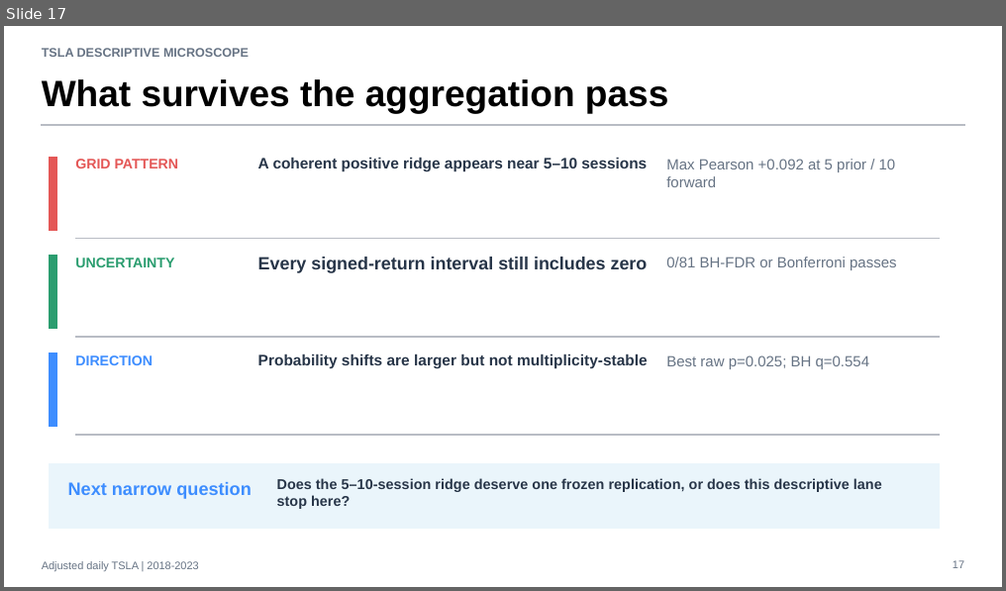
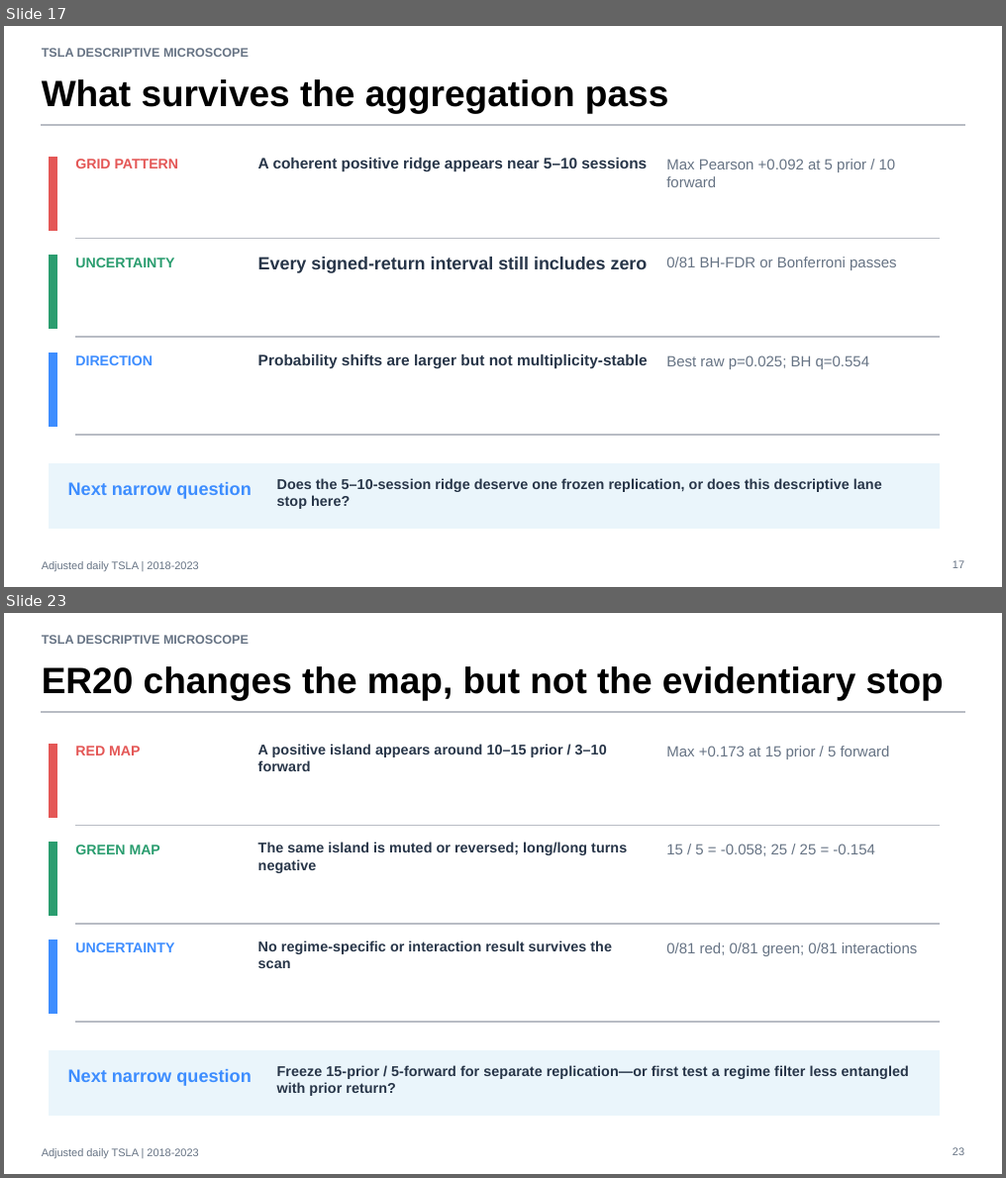
Before and after one commit to Francisc0Franc0/Time-Series-Modeling-Gen5, a slide deck: operator_hypothesis_lab/presentations/tsla_descriptive_microscope_evidence.pptx. Shown one above the other, each under a label of ours: slide 17 before the commit, slides 17 and 23 after it; the slides between them are not shown. The pictures are 1006x591 and 1006x1178 pixels, drawn with LibreOffice and Linux fonts; fonts in the diff are those of the drawing. Boxes give left, top, right and bottom in pixels: in the first picture for what was removed or moved away, otherwise in the second. Text is boxed around its words. In the diff, an @@ line names an element or a change of style, - is before the commit and + after.

Commit message:
Condition TSLA return grid on ER20 regimes

```diff
--- a/operator_hypothesis_lab/presentations/tsla_descriptive_microscope_evidence.pptx
+++ b/operator_hypothesis_lab/presentations/tsla_descriptive_microscope_evidence.pptx
@@ slide 23 added at [4, 613, 1002, 1174], background #FFFFFF @@
@@ text added at [42, 635, 249, 644], 12 pt, text #667384, bold @@
+TSLA DESCRIPTIVE MICROSCOPE
@@ text added at [42, 666, 944, 700], 35.2 pt, text #000000, bold @@
+ER20 changes the map, but not the evidentiary stop
@@ rectangle added at [42, 711, 964, 713], fill #B8BCC4, outline #B8BCC4 0 pt @@
@@ rectangle added at [49, 744, 56, 817], fill #E45756, outline #E45756 0 pt @@
@@ text added at [75, 746, 140, 756], 13.5 pt, text #E45756, bold @@
+RED MAP
@@ text added at [258, 744, 607, 771], 13.8 pt, text #273548, bold @@
+A positive island appears around 10–15 prior / 3–10 forward
@@ text added at [666, 746, 890, 760], 14.2 pt, text #667384 @@
+Max +0.173 at 15 prior / 5 forward
@@ rectangle added at [49, 842, 56, 916], fill #2A9D6F, outline #2A9D6F 0 pt @@
@@ text added at [75, 845, 160, 855], 13.5 pt, text #2A9D6F, bold @@
+GREEN MAP
@@ rectangle added at [76, 825, 940, 826], fill #B8BCC4, outline #B8BCC4 0 pt @@
@@ text added at [258, 842, 627, 873], 13.8 pt, text #273548, bold @@
+The same island is muted or reversed; long/long turns negative
@@ text added at [666, 844, 874, 857], 14.2 pt, text #667384 @@
+15 / 5 = -0.058; 25 / 25 = -0.154
@@ rectangle added at [76, 924, 940, 925], fill #B8BCC4, outline #B8BCC4 0 pt @@
@@ rectangle added at [49, 941, 56, 1014], fill #3D8DFF, outline #3D8DFF 0 pt @@
@@ text added at [75, 943, 174, 953], 13.5 pt, text #3D8DFF, bold @@
+UNCERTAINTY
@@ text added at [258, 941, 612, 968], 13.8 pt, text #273548, bold @@
+No regime-specific or interaction result survives the scan
@@ text added at [666, 943, 918, 957], 14.2 pt, text #667384 @@
+0/81 red; 0/81 green; 0/81 interactions
@@ rectangle added at [76, 1022, 940, 1023], fill #B8BCC4, outline #B8BCC4 0 pt @@
@@ rectangle added at [49, 1051, 940, 1115], fill #EAF5FB, outline #EAF5FB 0 pt @@
@@ text added at [68, 1069, 252, 1086], 17.2 pt, text #3D8DFF, bold @@
+Next narrow question
@@ text added at [277, 1065, 909, 1096], 13.8 pt, text #273548, bold @@
+Freeze 15-prior / 5-forward for separate replication—or first test a regime filter less entangled with prior return?
@@ text added at [42, 1149, 198, 1158], 10.5 pt, text #667384 @@
+Adjusted daily TSLA | 2018-2023
@@ text added at [952, 1148, 964, 1156], 10.5 pt, text #667384 @@
+23
```
Also in this commit, not shown: 5 other slides added, 6 other files.
